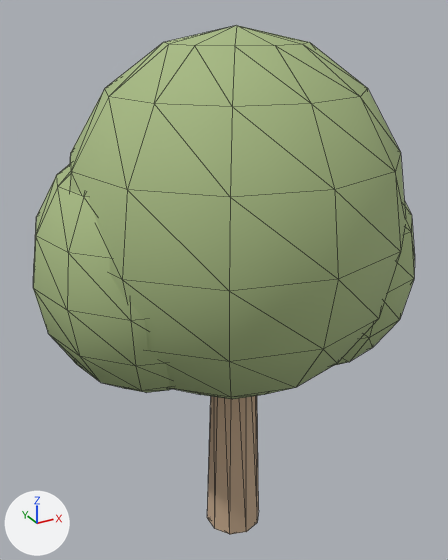
Renders of the glTF model assets/models/tree.glb from each side of a commit.
One viewpoint serves both versions: a camera (50 mm lens) standing at (-1.63, -2.83, 3.18) and looking at (-0.01, 0.1, 1.71). Lighting does not change. The marker at lower left points along +X, +Y and +Z. The picture after the commit comes second. Mesh edges are drawn as thin lines. Where no turn or scale is listed for an object, it has been applied to the vertices. Vertices at exactly the same position are counted once.

The first picture shows 'tree'.
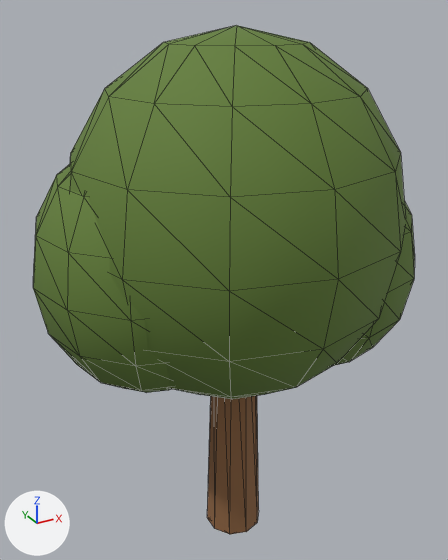
Where the change shows, as pixel boxes (x1, y1, x2, y2) in the pictures (448 x 560 px):
part 1 of me_cone_045, recoloured (beige to brown): (207, 396, 259, 534) in both
part 2 of me_cone_045, recoloured (darker): (33, 26, 415, 399) in both

Edits to the bpy script that builds the scene:
```text
Add mat_cluck_wood_001:
    mat_cluck_wood_001 = principled_material('Cluck_wood.001')
    mat_cluck_wood_001.base_color = (0.272, 0.128, 0.0511)  # brown #8e6440
    mat_cluck_wood_001.roughness = 0.82
Add mat_cluck_leaf_001:
    mat_cluck_leaf_001 = principled_material('Cluck_leaf.001')
    mat_cluck_leaf_001.base_color = (0.122, 0.208, 0.037)  # green #627e36
    mat_cluck_leaf_001.roughness = 0.82
Change me_cone_045:
    where me_cone_045.from_pydata(...)  # 278 vertices, 540 faces; spans x -1.1..1.15, y -0.9..0.9, z 0.0..3.1
    used by ob_tree; location = (0.0, 0.0, 0.0)
    me_cone_045 part 1: all 36 faces that had it switch from mat_cluck_wood (beige #c4a88b) to mat_cluck_wood_001 (brown #8e6440)
    me_cone_045 part 2: all 504 faces that had it switch from mat_cluck_leaf (green #a7ba82) to mat_cluck_leaf_001 (green #627e36)
```
